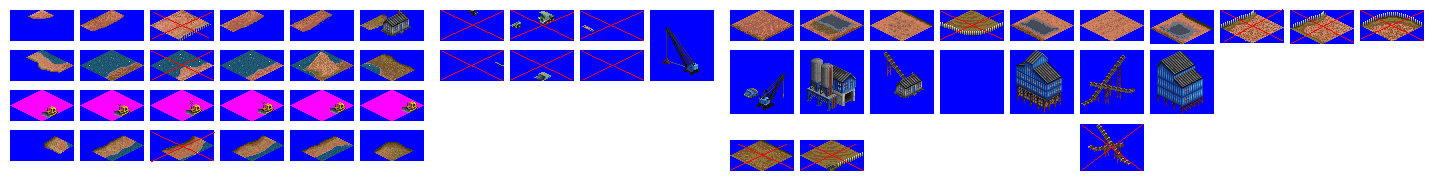
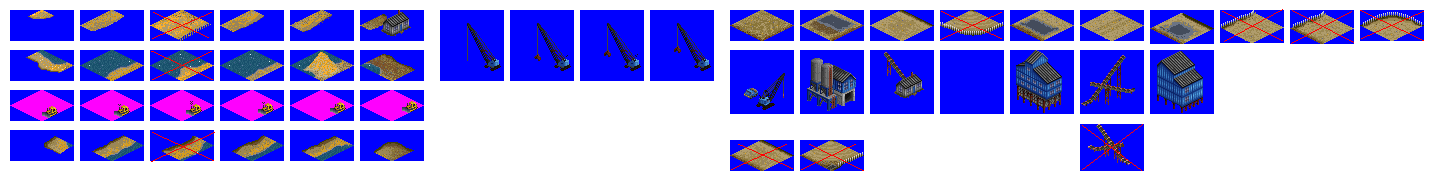
Before/after of a 1440 x 180 layered artwork. What changed in the layer stack:
hid group "unused" (5 layers) over [26, 10, 1422, 167]
added group "cranes" with 2 layers above "deprecation indicator" over [467, 23, 711, 71]
moved "diesel crane" into group "cranes", painted on it over [467, 23, 711, 75]
painted on "deprecation indicator" over [441, 10, 644, 81]
added group "small silos" (1st of 2) with 2 layers above "small truck + spare crane" over [807, 14, 856, 41]
moved "small silo base" into group "small silos" over [810, 14, 855, 36]
added group "dozer" (1st of 2) with 4 layers above "clay pit" over [32, 60, 414, 81]
hid "clay pit", painted on it over [26, 10, 1422, 171]
painted on "quarry" over [440, 10, 644, 81]
